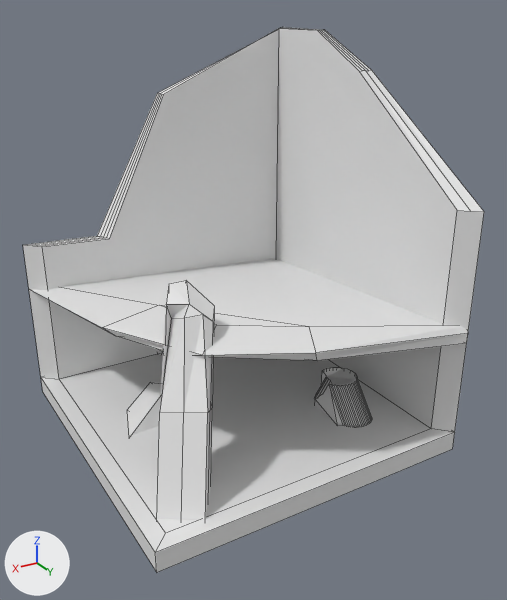
The Blender file Assets/Models/Doodles/.blend/Ruin01.blend as it was, and as the next commit left it.
Both versions are drawn from a 50 mm camera at (15.6, 28.1, 19.7) aimed at (-0.4, 1.3, 6.3). Every picture has the same lights, and +X, +Y and +Z are marked at lower left. Mesh edges are drawn as thin lines.

Script lines for the objects in view, before the commit:
```python
me_cube = bpy.data.meshes.new('Cube')
me_cube.from_pydata(...)  # 204 vertices, 187 faces; spans x -8.0..8.0, y -8.0..8.0, z 0.0..19.1
me_cube_002 = bpy.data.meshes.new('Cube.002')
me_cube_002.from_pydata(...)  # 17 vertices, 14 faces; spans x -8.0..8.0, y -8.0..8.1, z -2.6..0.1
me_cube_003 = bpy.data.meshes.new('Cube.003')
me_cube_003.from_pydata(...)  # 23 vertices, 24 faces; spans x -4.59..0.24, y -5.49..0.41, z -0.98..8.15
ob_cube = bpy.data.objects.new('Cube', me_cube)
ob_cube.location = (0.0, 0.0, -1.0)
ob_cube_001 = bpy.data.objects.new('Cube.001', me_cube_002)
ob_cube_001.location = (0.0, 0.0, 6.0)
ob_cube_002 = bpy.data.objects.new('Cube.002', me_cube_003)
ob_cube_002.location = (6.96, 6.98, 0.0)
```
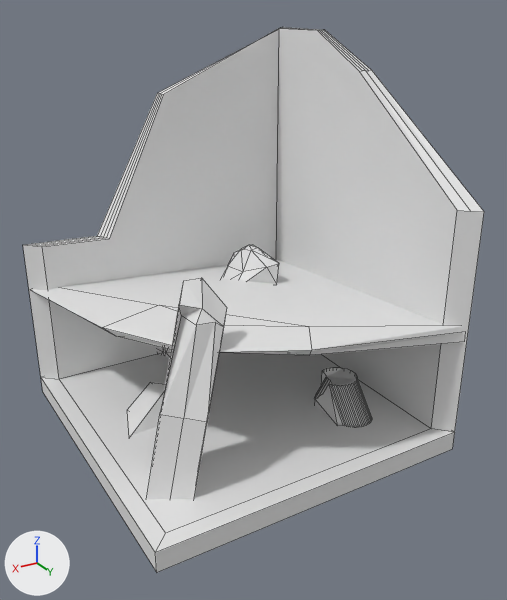
Where the change shows, as pixel boxes (x1, y1, x2, y2) in the pictures (507 x 600 px; the box of a moved part takes in the faces that stretch with it):
```json
{"object": "Cube.001", "change": "reshaped", "before": [30, 259, 468, 361], "after": [32, 259, 464, 355]}
{"object": "Cube.002", "change": "mesh turned", "before": [157, 280, 214, 520], "after": [146, 278, 227, 499]}
{"object": "Icosphere", "change": "added", "after": [221, 245, 279, 284]}
{"part": 2, "of": "me_cube_002", "change": "moved or reshaped", "before": [103, 306, 317, 361], "after": [103, 306, 311, 355]}
{"part": 3, "of": "me_cube_002", "change": "moved or reshaped", "before": [309, 326, 468, 361], "after": [309, 326, 464, 355]}
```

Scene script edits in JSON lines:
```json
{"block": "me_cube_003", "where": "me_cube_003.from_pydata(...)  # 23 vertices, 24 faces; spans x -4.59..0.24, y -5.49..0.41, z -0.98..8.15"}
{"block": "me_cube_003", "where": "# used by ob_cube_002; location = (6.96, 6.98, 0.0)"}
{"block": "me_cube_003", "change": "me_cube_003 part 1: the whole mesh is turned -18.7 degrees about the x axis through its middle, then moved by (0.0, -0.09, -0.04)"}
{"block": "me_cube_002", "where": "me_cube_002.from_pydata(...)  # 17 vertices, 14 faces; spans x -8.0..8.0, y -8.0..8.1, z -2.6..0.1"}
{"block": "me_cube_002", "where": "# used by ob_cube_001; location = (0.0, 0.0, 6.0)"}
{"block": "me_cube_002", "change": "me_cube_002 part 2: all 2 vertices in x 0.0..4.0, y 4.5..7.0, z -0.1..0.1 are moved by (0.0, -0.3, 0.0)"}
{"block": "me_cube_002", "change": "me_cube_002 part 3: all 2 vertices in x -8.0..-7.9, y 8.0..8.1, z -1.1..-0.6 are moved by (0.0, -0.2, 0.0)"}
{"op": "add", "block": "me_icosphere", "code": ["me_icosphere = bpy.data.meshes.new('Icosphere')", "me_icosphere.from_pydata(...)  # 42 vertices, 80 faces; spans x -1.47..2.3, y -1.0..2.5, z -1.48..1.0"]}
{"op": "add", "block": "ob_icosphere", "code": ["ob_icosphere = bpy.data.objects.new('Icosphere', me_icosphere)", "ob_icosphere.location = (-3.67, -4.57, 5.82)"]}
```
